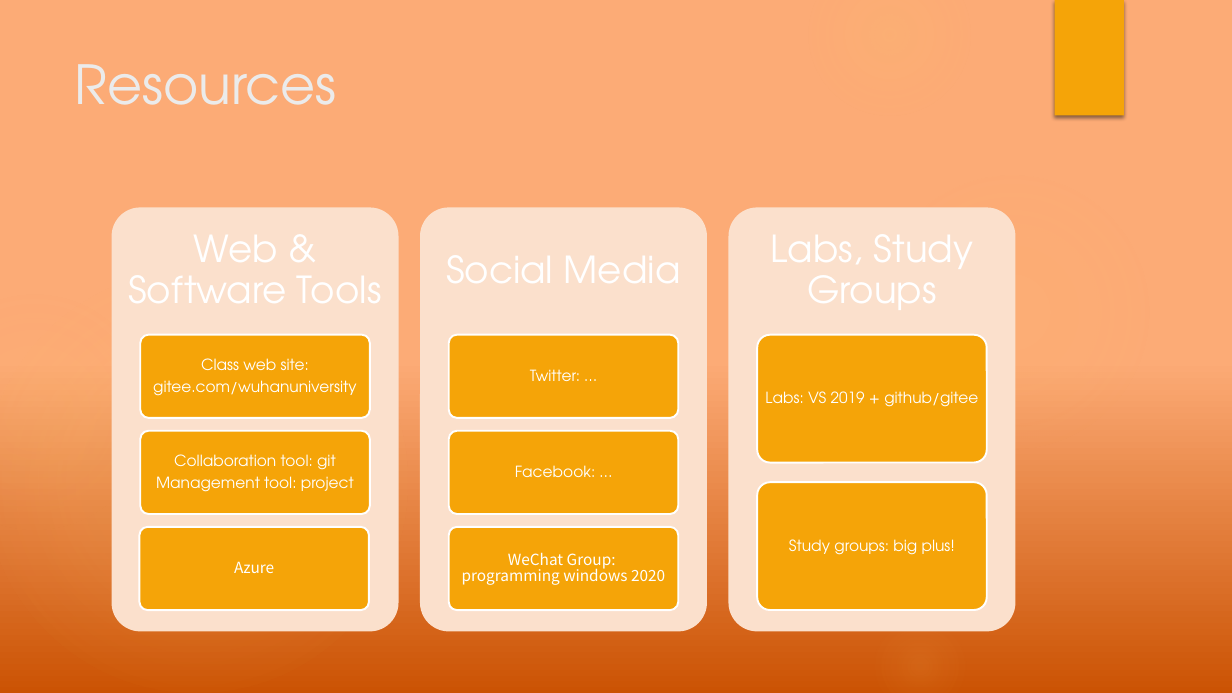
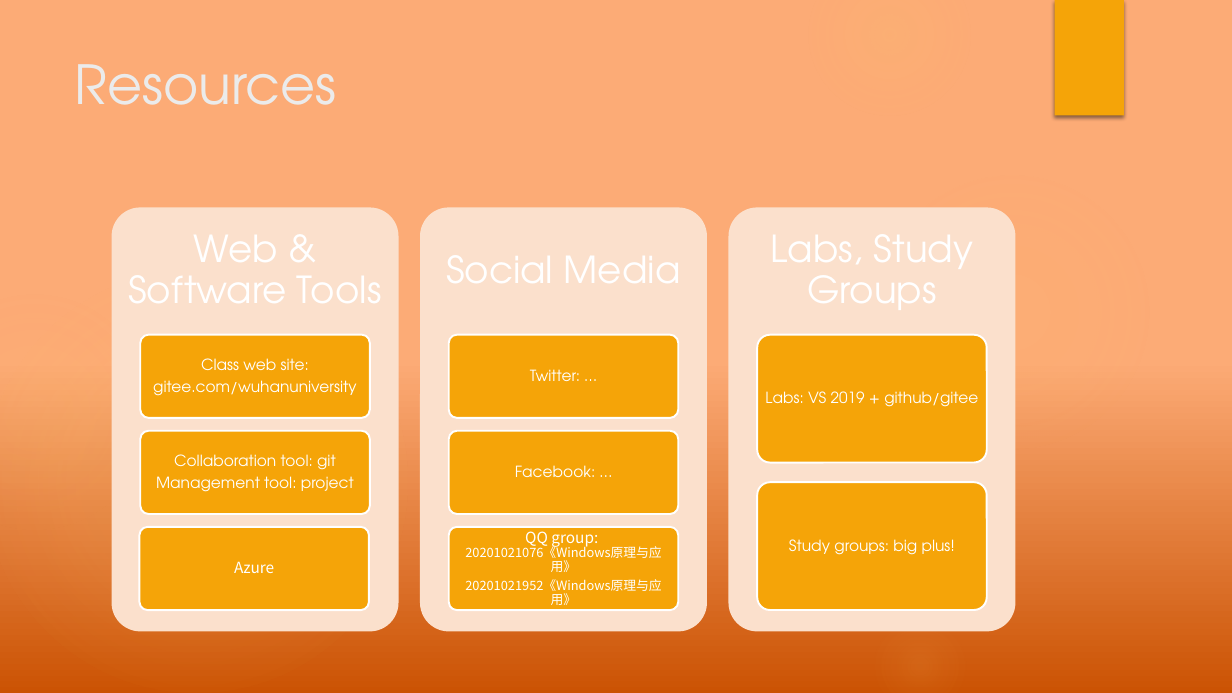
Before and after one commit to principleWindows/win-principle-2020, a slide deck: slide 12 of slides/instruction/introduction.pptx. Drawn at 1232x693 pixels with LibreOffice and Linux fonts; fonts in the diff are those of the drawing. Boxes give left, top, right and bottom in pixels: in the first picture for what was removed or moved away, otherwise in the second. Text is boxed around its words. In the diff, an @@ line names an element or a change of style, - is before the commit and + after.

Commit message:
change wechat 2 QQ group

```diff
--- a/slides/instruction/introduction.pptx
+++ b/slides/instruction/introduction.pptx
@@ text at (465,527,661,605): text changed; size 12 to 10 pt @@
-WeChat Group:
-programming windows 2020
+QQ group:
+20201021076《Windows原理与应用》
+20201021952《Windows原理与应用》
```
